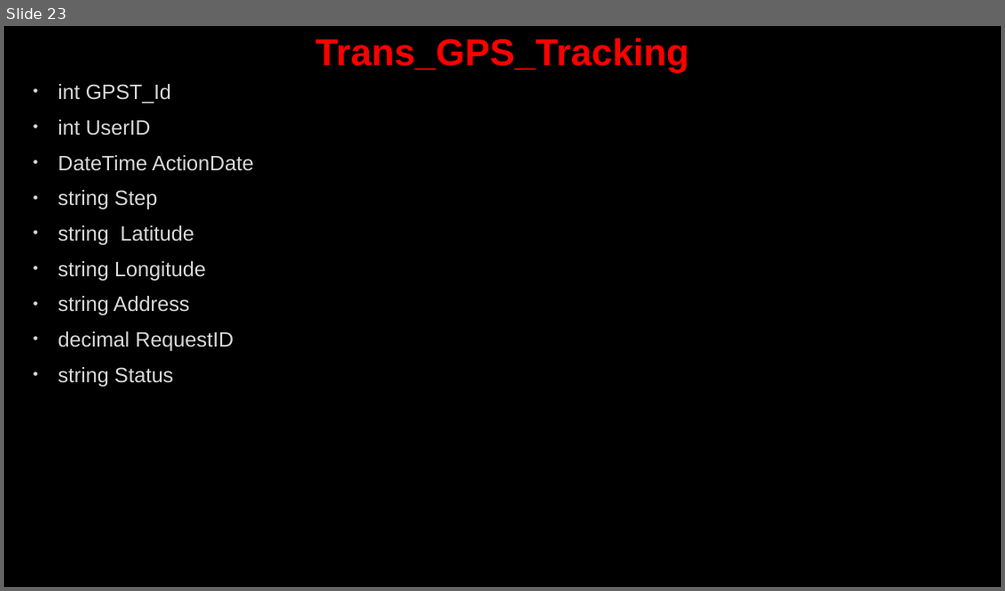
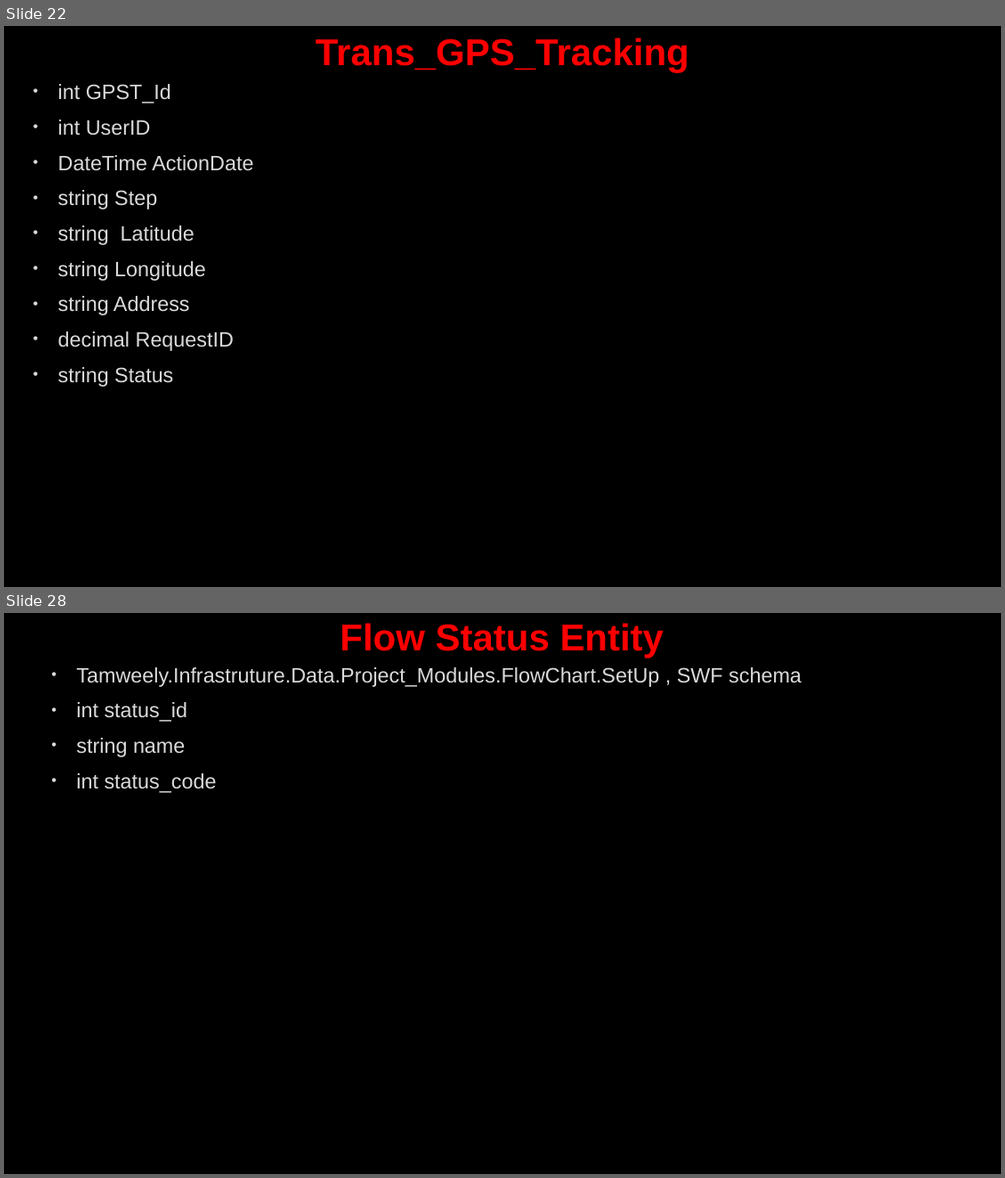
Before and after one commit to AhmedMohamedSamir1/Summary, a slide deck: Dot Net/Business.pptx. Shown one above the other, each under a label of ours: slide 23 before the commit, slides 22 and 28 after it; the slides between them are not shown. The pictures are 1005x591 and 1005x1178 pixels, drawn with LibreOffice and Linux fonts; fonts in the diff are those of the drawing; background and template pictures are left out. Boxes give left, top, right and bottom in pixels: in the first picture for what was removed or moved away, otherwise in the second. Text is boxed around its words. In the diff, an @@ line names an element or a change of style, - is before the commit and + after.

```diff
--- a/Dot Net/Business.pptx
+++ b/Dot Net/Business.pptx
@@ slide 28 added at (4, 613, 1001, 1174), background picture (left out) @@
@@ title added at (340, 623, 664, 657), 36 pt, text #FF0000, bold @@
+Flow Status Entity
@@ text added at (76, 667, 801, 793), 20 pt, text #DADADA @@
+• Tamweely.Infrastruture.Data.Project_Modules.FlowChart.SetUp , SWF schema
+• int status_id
+• string name
+• int status_code
@@ what was slide 23 is now slide 22 @@
```
Also in this commit, not shown: 3 slides changed, 9 other slides added, 3 other files.
